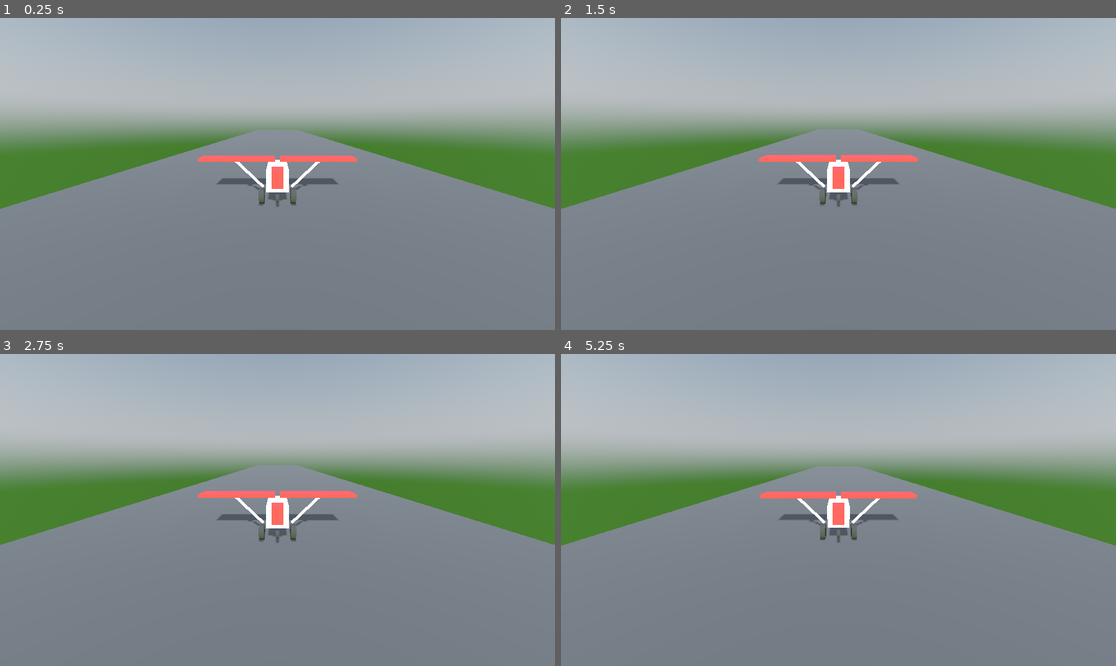
Above: before the commit, frames 1-4 (two rows, left to right).
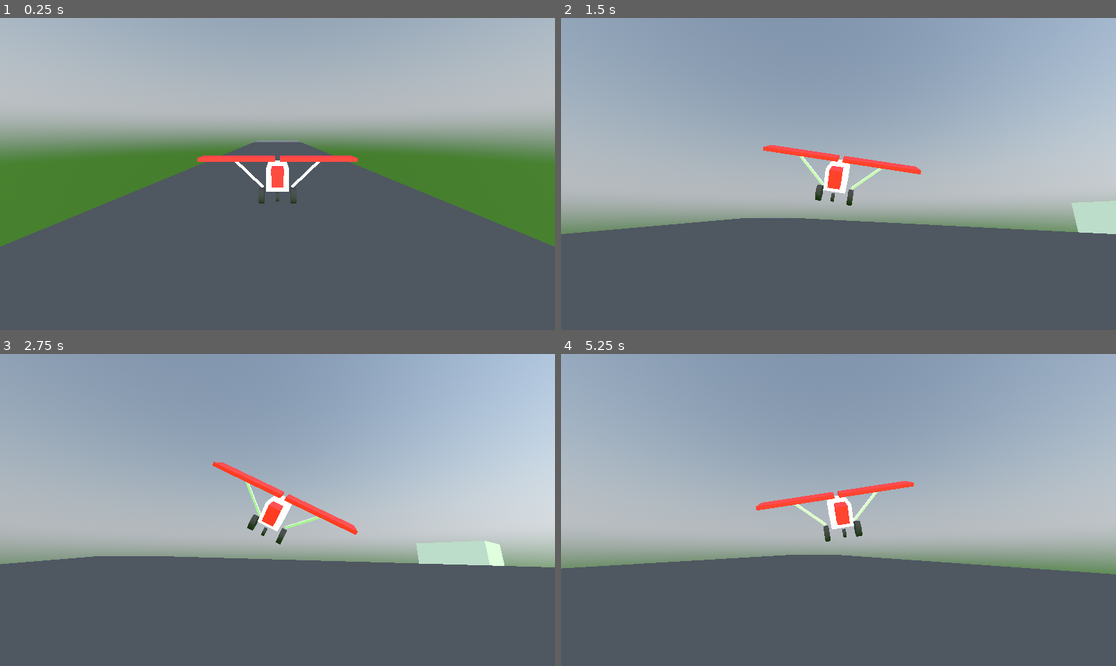
Above: after the commit, the same moments.

Repository: LucasHT22/be-my-copilot
Game: Godot game, scene res://scenes/main.tscn
Same seed, same stepped clock (60 frames per second), same inputs: the game is played once before the commit and once after it.
Inputs:
- Up to frame 1 (0.25 s): no input
- Up to frame 2 (1.5 s): tap Enter (ui_accept) at 0.5, 0.77, 1.07 s; hold Right (ui_right) 0.53-1.28 s; hold Space (ui_select) 0.53-1.28 s; tap Tab (ui_focus_next) at 0.6 s; hold Down (ui_down) from 1.28 s (still down); tap Space (ui_select) at 1.35 s
- Up to frame 3 (2.75 s): tap Enter (ui_accept) at 1.52, 1.55, 1.82 s; release Down (ui_down) at 2.03 s; hold Right (ui_right) from 2.03 s (still down); hold Enter (ui_accept) from 2.03 s (still down); tap Tab (ui_focus_next) at 2.3 s
- Up to frame 4 (5.25 s): release Right (ui_right) at 2.78 s; release Enter (ui_accept) at 2.78 s; hold Up (ui_up) 2.78-3.53 s; tap Tab (ui_focus_next) at 2.85, 4.35 s; tap Enter (ui_accept) at 3.02, 3.32, 3.77, 3.8, 4.07, 4.52, 4.82 s; tap Space (ui_select) at 3.05 s; hold Space (ui_select) 3.53-4.28 s; hold Left (ui_left) 3.53-5.03 s; tap Escape (ui_cancel) at 4.15 s; hold Down (ui_down) from 5.03 s (still down); hold Space (ui_select) from 5.03 s (still down)

The runs differ from the first frame. In frame 1, 59% of the frame differs, in the area x 0-100%, y 32-100%; in frame 2, 86%; in frame 3, 87%; in frame 4, 87%, in the area x 0-100%, y 2-100%.

Commit message:
Save progress so far

Diff:
--- a/project.godot
+++ b/project.godot
@@ -21,24 +21,9 @@
 
 [input]
 
-forward={
+yaw_right={
 "deadzone": 0.5,
-"events": [Object(InputEventKey,"resource_local_to_scene":false,"resource_name":"","device":-1,"window_id":0,"alt_pressed":false,"shift_pressed":false,"ctrl_pressed":false,"meta_pressed":false,"pressed":false,"keycode":0,"physical_keycode":87,"key_label":0,"unicode":119,"echo":false,"script":null)
-]
-}
-backward={
-"deadzone": 0.5,
-"events": [Object(InputEventKey,"resource_local_to_scene":false,"resource_name":"","device":-1,"window_id":0,"alt_pressed":false,"shift_pressed":false,"ctrl_pressed":false,"meta_pressed":false,"pressed":false,"keycode":0,"physical_keycode":83,"key_label":0,"unicode":115,"echo":false,"script":null)
-]
-}
-left={
-"deadzone": 0.5,
-"events": [Object(InputEventKey,"resource_local_to_scene":false,"resource_name":"","device":-1,"window_id":0,"alt_pressed":false,"shift_pressed":false,"ctrl_pressed":false,"meta_pressed":false,"pressed":false,"keycode":0,"physical_keycode":65,"key_label":0,"unicode":97,"echo":false,"script":null)
-]
-}
-right={
-"deadzone": 0.5,
-"events": [Object(InputEventKey,"resource_local_to_scene":false,"resource_name":"","device":-1,"window_id":0,"alt_pressed":false,"shift_pressed":false,"ctrl_pressed":false,"meta_pressed":false,"pressed":false,"keycode":0,"physical_keycode":68,"key_label":0,"unicode":100,"echo":false,"script":null)
+"events": [Object(InputEventKey,"resource_local_to_scene":false,"resource_name":"","device":-1,"window_id":0,"alt_pressed":false,"shift_pressed":false,"ctrl_pressed":false,"meta_pressed":false,"pressed":false,"keycode":0,"physical_keycode":69,"key_label":0,"unicode":101,"echo":false,"script":null)
 ]
 }
 
--- a/scenes/Airplane.gd
+++ b/scenes/Airplane.gd
@@ -1,13 +1,39 @@
 extends CharacterBody3D
 
 @export var thrust_power := 25.0
+@export var max_speed := 60.0
+
 @export var lift_power := 18.0
-@export var drag := 0.98
 @export var gravity := 9.8
 
+@export var base_drag := 0.985
+@export var flap_drag := 0.96
+@export var ground_drag := 0.90
+
+@export var turn_speed_air := 1.5
+@export var turn_speed_ground := 0.6
+@export var pitch_speed := 1.2
+
+@export var max_pitch := 25.0
+@export var max_roll := 30.0
+
+@export var flap_lift_multiplier := 1.5
+
+@export var stall_speed := 14.0
+@export var brake_power := 30.0
+
 var speed := 0.0
+var flaps := false
+
+func _ready():
+	floor_snap_length = 1.5
 
 func _physics_process(delta):
+	handle_input(delta)
+	apply_movement(delta)
+	move_and_slide()
+
+func handle_input(delta):
 	if Input.is_action_pressed("ui_up"):
 		speed += thrust_power * delta
 	if Input.is_action_pressed("ui_down"):
@@ -15,17 +41,62 @@
 
 	speed = clamp(speed, 0.0, 60.0)
 
-	velocity = -transform.basis.z * speed
+	if Input.is_action_just_pressed("ui_focus_next"):
+		flaps = !flaps
 
-	if speed > 15:
-		velocity.y += (speed / 60.0) * lift_power
+	var turn_input := 0.0
+	if Input.is_action_pressed("ui_left"):
+		turn_input += 1
+	if Input.is_action_pressed("ui_right"):
+		turn_input -= 1
+
+	var turn_speed = turn_speed_ground if is_on_floor() else turn_speed_air
+	rotate_y(turn_input * turn_speed * delta)
+
+	var target_roll = turn_input * deg_to_rad(max_roll)
+	rotation.z = lerp(rotation.z, target_roll, 5.0 * delta)
+
+	var pitch_input := 0.0
+	if Input.is_action_pressed("ui_accept"):
+		pitch_input += 1
+	if Input.is_action_pressed("ui_cancel"):
+		pitch_input -= 1
+
+	rotation.x = clamp(
+		rotation.x + pitch_input * pitch_speed * delta,
+		deg_to_rad(-max_pitch),
+		deg_to_rad(max_pitch)
+	)
+
+func apply_movement(delta):
+	var forward = -transform.basis.z
+	velocity.x = forward.x * speed
+	velocity.z = forward.z * speed
+
+	if not is_on_floor():
+		var lift_factor: float = clamp(speed / stall_speed, 0.0, 1.2)
+		var lift: float = lift_power * lift_factor
+
+
+		if flaps:
+			lift *= flap_lift_multiplier
+
+		velocity.y += lift * delta
+
+		if speed < stall_speed:
+			rotation.x += deg_to_rad(25) * delta
 
 	if not is_on_floor():
 		velocity.y -= gravity * delta
+	else:
+		velocity.y = 0.0
 
-	speed *= drag
+	if is_on_floor():
+		speed *= ground_drag
+	elif flaps:
+		speed *= flap_drag
+	else:
+		speed *= base_drag
 
-	move_and_slide()
-
-func _ready():
-	floor_snap_length = 1.5
+	if is_on_floor() and Input.is_action_pressed("ui_select"):
+		speed = max(speed - brake_power * delta, 0.0)
--- /dev/null
+++ b/scenes/TreeSpawner.gd
@@ -0,0 +1,43 @@
+extends Node3D
+
+@export var tree_scene: PackedScene
+@export var count := 500
+@export var area_size := 400
+
+@onready var check_area := $CheckArea
+
+func _ready():
+	if tree_scene == null:
+		push_error("Tree scene not assigned")
+		return
+
+	var spawned := 0
+	var space_state = get_world_3d().direct_space_state
+
+	while spawned < count:
+		var pos = Vector3(
+			randf_range(-area_size, area_size),
+			0,
+			randf_range(-area_size, area_size)
+		)
+
+		check_area.global_position = pos
+
+		await get_tree().physics_frame
+
+		var bad := false
+		for body in check_area.get_overlapping_bodies():
+			if body.is_in_group("no_trees"):
+				bad = true
+				break
+
+		if bad:
+			continue
+
+		var tree = tree_scene.instantiate()
+		add_child(tree)
+		tree.position = pos
+		tree.rotation.y = randf() * TAU
+		tree.scale *= randf_range(0.8, 1.3)
+
+		spawned += 1
--- a/scenes/main.tscn
+++ b/scenes/main.tscn
@@ -1,7 +1,9 @@
-[gd_scene load_steps=23 format=3 uid="uid://caxjugclup7nx"]
+[gd_scene load_steps=32 format=3 uid="uid://caxjugclup7nx"]
 
 [ext_resource type="Script" path="res://scenes/Airplane.gd" id="1_3b1u5"]
 [ext_resource type="Script" path="res://scenes/FollowCamera.gd" id="2_d4vyo"]
+[ext_resource type="Script" path="res://scenes/TreeSpawner.gd" id="3_cy68s"]
+[ext_resource type="PackedScene" uid="uid://cb65waptnjnlx" path="res://scenes/tree.tscn" id="4_ut8q2"]
 
 [sub_resource type="StandardMaterial3D" id="StandardMaterial3D_6mcdo"]
 
@@ -63,6 +65,27 @@
 
 [sub_resource type="BoxShape3D" id="BoxShape3D_oupqp"]
 size = Vector3(20, 0.2, 200)
+
+[sub_resource type="StandardMaterial3D" id="StandardMaterial3D_v80m1"]
+albedo_color = Color(0.485703, 0.485704, 0.485703, 1)
+
+[sub_resource type="BoxMesh" id="BoxMesh_xis5n"]
+size = Vector3(12, 3, 6)
+
+[sub_resource type="BoxShape3D" id="BoxShape3D_l2835"]
+size = Vector3(12, 3, 6)
+
+[sub_resource type="SphereShape3D" id="SphereShape3D_yiv55"]
+radius = 2.0
+
+[sub_resource type="StandardMaterial3D" id="StandardMaterial3D_injoy"]
+albedo_color = Color(1.50409e-07, 0.364729, 3.85046e-07, 1)
+
+[sub_resource type="BoxMesh" id="BoxMesh_23fl2"]
+size = Vector3(2000, 20, 2000)
+
+[sub_resource type="BoxShape3D" id="BoxShape3D_s5ha8"]
+size = Vector3(2000, 2, 2000)
 
 [node name="Main" type="Node3D"]
 
@@ -129,11 +152,45 @@
 [node name="WorldEnvironment" type="WorldEnvironment" parent="."]
 environment = SubResource("Environment_qiyvi")
 
-[node name="Runway" type="StaticBody3D" parent="."]
+[node name="Airport" type="Node3D" parent="." groups=["no_trees"]]
 
-[node name="MeshInstance3D" type="MeshInstance3D" parent="Runway"]
+[node name="Runway" type="StaticBody3D" parent="Airport"]
+
+[node name="MeshInstance3D" type="MeshInstance3D" parent="Airport/Runway"]
 material_override = SubResource("StandardMaterial3D_ympfl")
 mesh = SubResource("BoxMesh_gtf5y")
 
-[node name="CollisionShape3D" type="CollisionShape3D" parent="Runway"]
+[node name="CollisionShape3D" type="CollisionShape3D" parent="Airport/Runway"]
 shape = SubResource("BoxShape3D_oupqp")
+
+[node name="Terminal" type="StaticBody3D" parent="Airport"]
+
+[node name="MeshInstance3D" type="MeshInstance3D" parent="Airport/Terminal"]
+transform = Transform3D(1, 0, 0, 0, 1, 0, 0, 0, 1, 30, 0.5, 0)
+material_override = SubResource("StandardMaterial3D_v80m1")
+mesh = SubResource("BoxMesh_xis5n")
+
+[node name="CollisionShape3D" type="CollisionShape3D" parent="Airport/Terminal"]
+shape = SubResource("BoxShape3D_l2835")
+
+[node name="TreeSpawner" type="Node3D" parent="."]
+visible = false
+script = ExtResource("3_cy68s")
+tree_scene = ExtResource("4_ut8q2")
+
+[node name="Tree" parent="TreeSpawner" instance=ExtResource("4_ut8q2")]
+
+[node name="CheckArea" type="Area3D" parent="TreeSpawner"]
+
+[node name="CollisionShape3D" type="CollisionShape3D" parent="TreeSpawner/CheckArea"]
+shape = SubResource("SphereShape3D_yiv55")
+
+[node name="Ground" type="StaticBody3D" parent="."]
+
+[node name="MeshInstance3D" type="MeshInstance3D" parent="Ground"]
+material_override = SubResource("StandardMaterial3D_injoy")
+mesh = SubResource("BoxMesh_23fl2")
+
+[node name="CollisionShape3D" type="CollisionShape3D" parent="Ground"]
+transform = Transform3D(1, 0, 0, 0, 1, 0, 0, 0, 1, 0, -1, 0)
+shape = SubResource("BoxShape3D_s5ha8")
--- /dev/null
+++ b/scenes/tree.tscn
@@ -0,0 +1,27 @@
+[gd_scene load_steps=5 format=3 uid="uid://cb65waptnjnlx"]
+
+[sub_resource type="StandardMaterial3D" id="StandardMaterial3D_teh4n"]
+albedo_color = Color(0.235897, 0.133212, 0.0740788, 1)
+
+[sub_resource type="CylinderMesh" id="CylinderMesh_l13su"]
+top_radius = 0.15
+
+[sub_resource type="StandardMaterial3D" id="StandardMaterial3D_toy8j"]
+albedo_color = Color(0, 0.556863, 0, 1)
+
+[sub_resource type="CylinderMesh" id="CylinderMesh_8wsr2"]
+top_radius = 0.0
+bottom_radius = 1.0
+height = 3.0
+
+[node name="Tree" type="StaticBody3D"]
+
+[node name="Trunk" type="MeshInstance3D" parent="."]
+transform = Transform3D(1, 0, 0, 0, 1, 0, 0, 0, 1, 0, 1, 0)
+material_override = SubResource("StandardMaterial3D_teh4n")
+mesh = SubResource("CylinderMesh_l13su")
+
+[node name="Leaves" type="MeshInstance3D" parent="."]
+transform = Transform3D(1, 0, 0, 0, 1, 0, 0, 0, 1, 0, 3, 0)
+material_override = SubResource("StandardMaterial3D_toy8j")
+mesh = SubResource("CylinderMesh_8wsr2")
